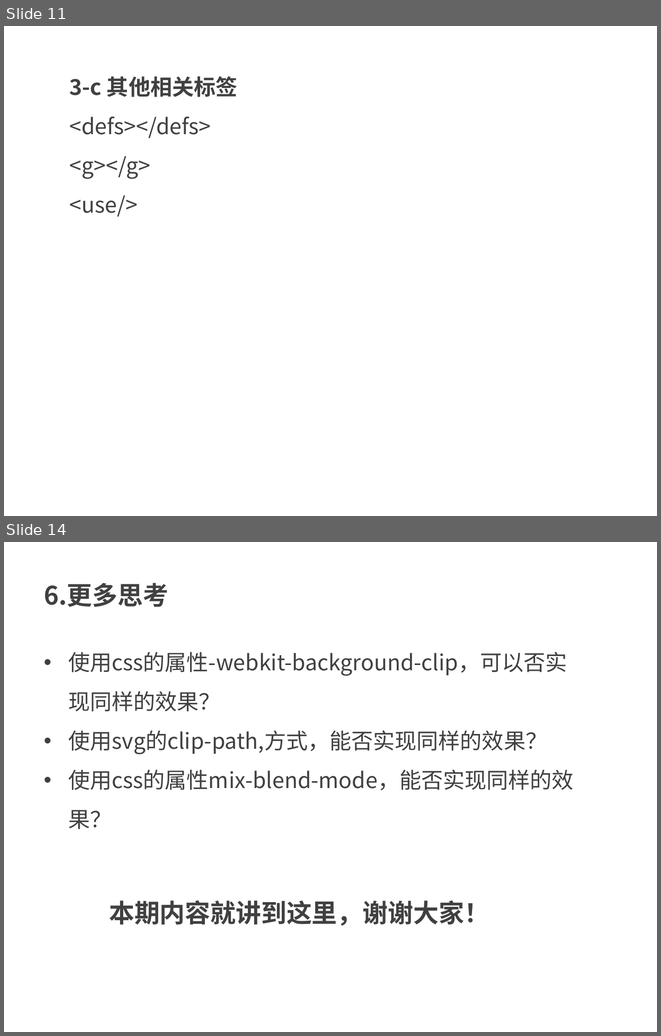
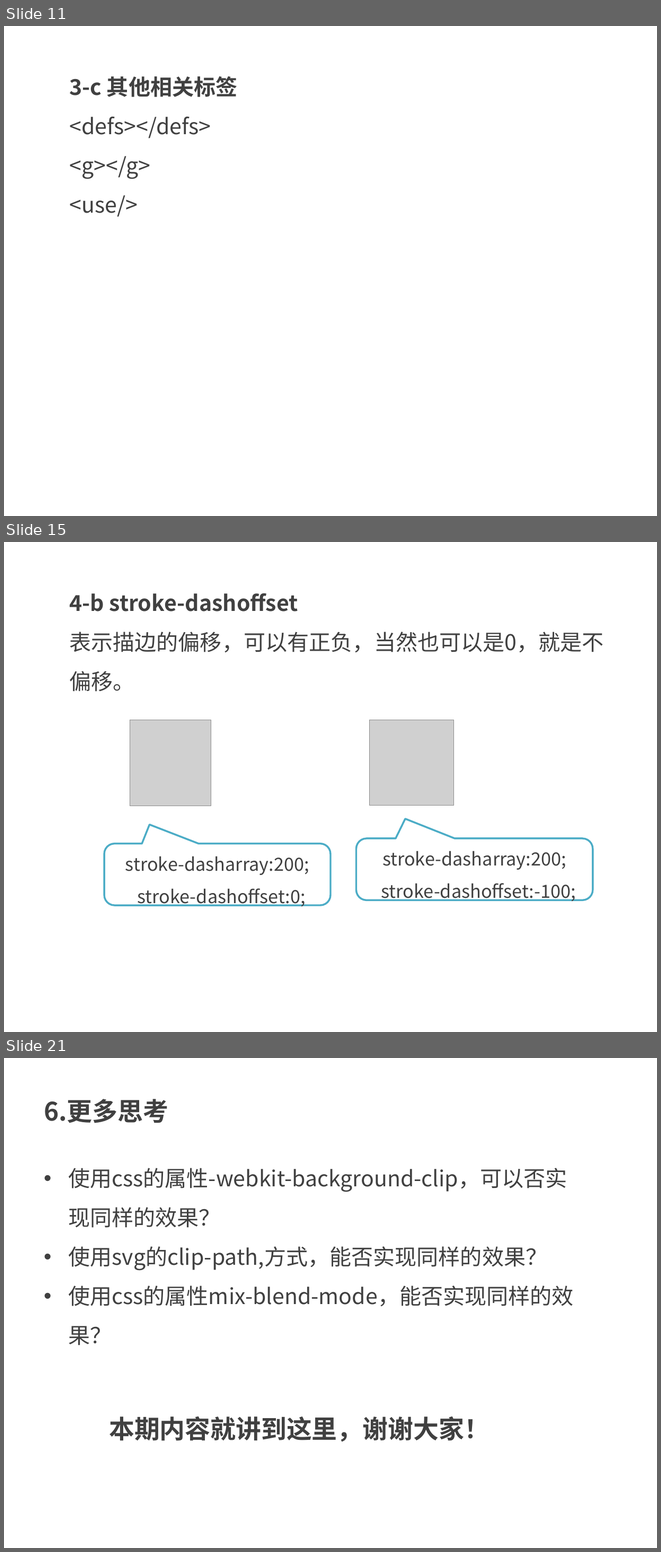
Before and after one commit to kong66/webAni, a slide deck: 9-svg-path-ani/svg-stroke-ani.pptx. Shown one above the other, each under a label of ours: slides 11 and 14 before the commit, slides 11, 15 and 21 after it; the slides between them are not shown. The pictures are 661x1036 and 661x1552 pixels, drawn with LibreOffice and Linux fonts; fonts in the diff are those of the drawing; grey boxes stand for pictures. Boxes give left, top, right and bottom in pixels: in the first picture for what was removed or moved away, otherwise in the second. Text is boxed around its words. In the diff, an @@ line names an element or a change of style, - is before the commit and + after.

```diff
--- a/9-svg-path-ani/svg-stroke-ani.pptx
+++ b/9-svg-path-ani/svg-stroke-ani.pptx
@@ slide 15 added at <box>4,542,657,1032</box>, background #FFFFFF @@
@@ text added at <box>70,593,604,691</box>, 24 pt, text #404040 @@
+4-b stroke-dashoffset
+表示描边的偏移，可以有正负，当然也可以是0，就是不偏移。
@@ picture added at <box>130,720,211,806</box> @@
@@ picture added at <box>370,720,454,805</box> @@
@@ rounded speech box added at <box>105,844,330,905</box>, fill #FFFFFF, outline #4BACC6 2 pt, 20 pt, text #404040 @@
+stroke-dasharray:200;
+stroke-dashoffset:0;
@@ rounded speech box added at <box>356,838,592,900</box>, fill #FFFFFF, outline #4BACC6 2 pt, 20 pt, text #404040 @@
+stroke-dasharray:200;
+stroke-dashoffset:-100;
@@ what was slide 14 is now slide 21 @@
```
Also in this commit, not shown: 2 slides changed, 7 other slides added, 1 slide removed, 2 other files.
